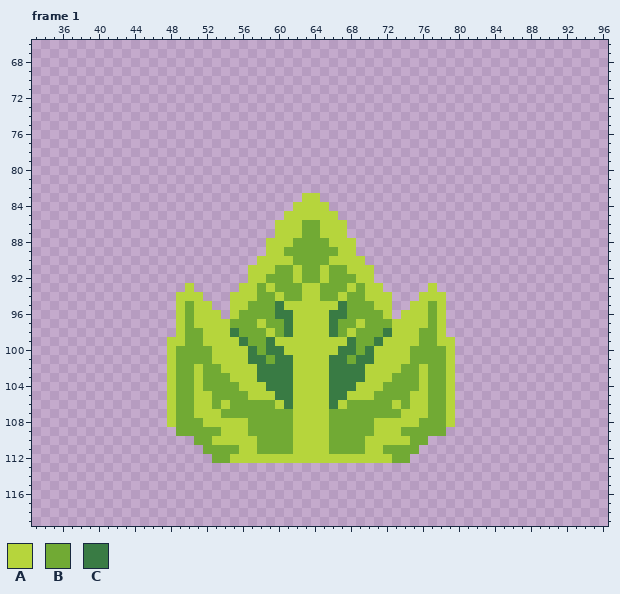
Pixel-art file -- EverythingKalafior/Assets/Sprites/GROW_NORMIK.aseprite. Above: the version before the commit.
129x129 pixels, 4 frames. Shown: frame 1: x 33..96, y 66..119. The commit also changed other frames, which this record leaves out.
Palette (. is transparent): A #b6d53c  B #71aa34  C #397b44
Pixels before, frame 1, first column x 48:
 83 ...............AA...............
 84 ..............AAAA..............
 85 .............AAAAAA.............
 86 ............AAABBAAA............
 87 ............AAABBAAA............
 88 ...........AAABBBBAAA...........
 89 ...........AABBBBBBAA...........
 90 ..........AAAABBBBAAAA..........
 91 .........AAABBABBABBAAA.........
 92 .........AABBBABBABBBAA.........
 93 ..A.....AABABBBAABBBABAA.....A..
 94 .AAA...AAABBABBAABBABBAAA...AAA.
 95 .ABAA..AABBBCAAAAAACBBBAA..AABA.
 96 .ABAAA.ABBBBCCAAAACCBBBBA.AAABA.
 97 .ABAAAABBBABBCAAAACBBABBBAAAABA.
 98 .ABBAAACBBBABCAAAACBABBBCAAABBA.
 99 AABBAAAACBBCAAAAAAAACBBCAAAABBAA
100 ABBBBAAAACBCCAAAAAACCBCAAAABBBBA
101 ABBBBAAAACCBCCAAAACCBCCAAAABBBBA
102 ABBABBAAAACCCCAAAACCCCAAAABBABBA
103 ABBABBBAAACCCCAAAACCCCAAABBBABBA
104 ABBABBBBAAACCCAAAACCCAAABBBBABBA
105 ABBAABBBBAAACCAAAACCAAABBBBAABBA
106 ABBAABABBBBBACAAAACABBBBBABAABBA
107 ABBAAABBBBBBBBAAAABBBBBBBBAAABBA
108 ABBBAAAAABBBBBAAAABBBBBAAAAABBBA
109 .BBBBBAAABBBBBAAAABBBBBAAABBBBB.
110 ...BBAAAAABBBBAAAABBBBAAAAABB...
111 ....BBBBAABBBBAAAABBBBAABBBB....
112 .....BBAAAAAAAAAAAAAAAAAABB.....
After the commit:
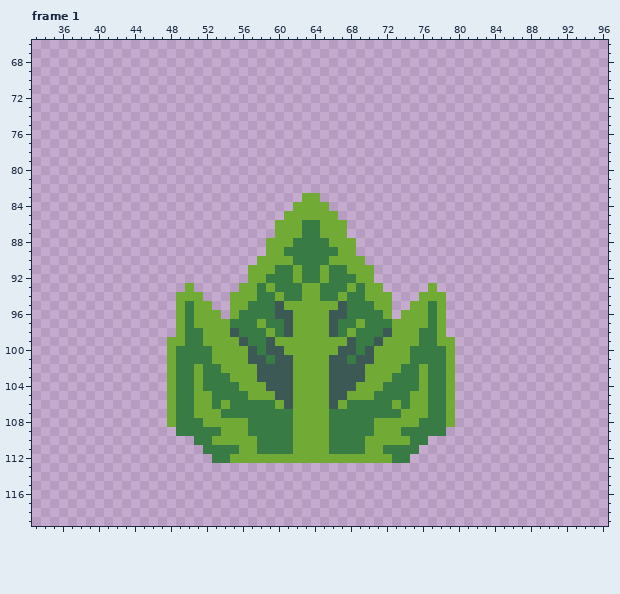
The exact change:
Colour A changes from #b6d53c to #71aa34.
Colour B changes from #71aa34 to #397b44.
Colour C changes from #397b44 to #3c5956.
